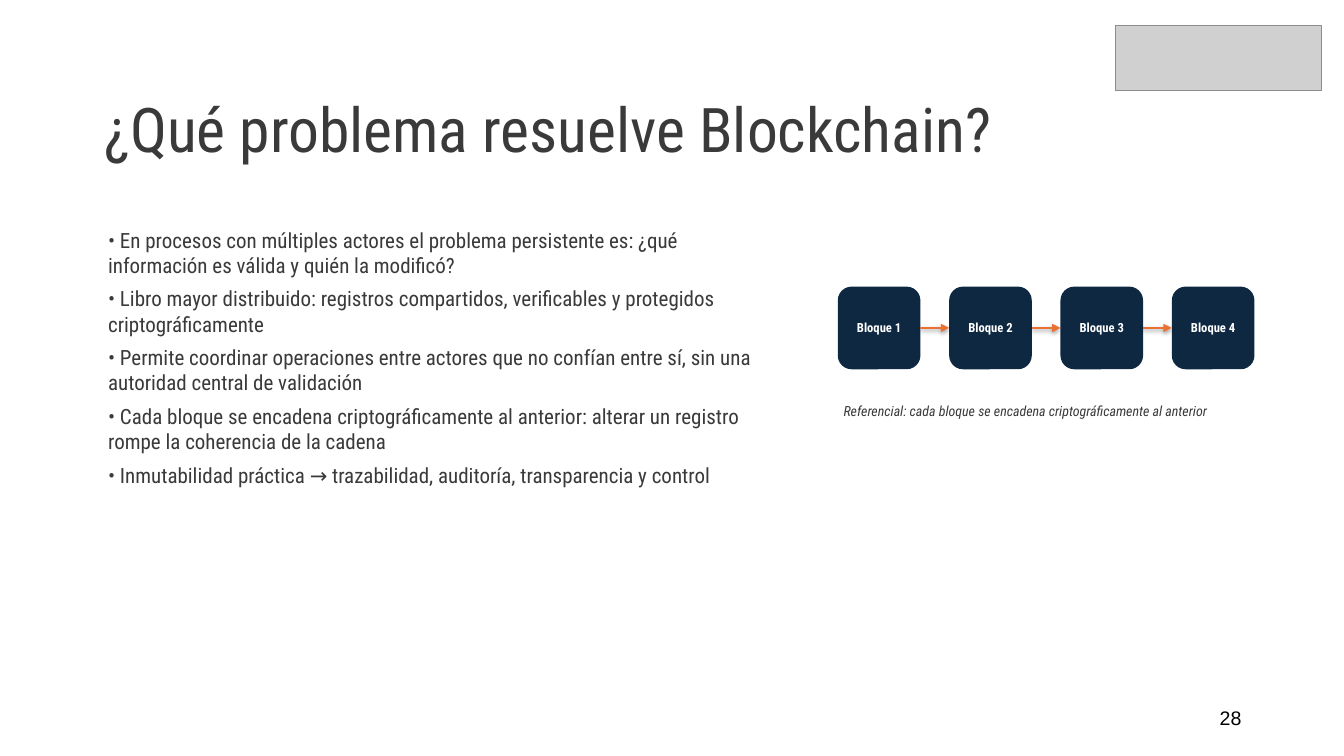
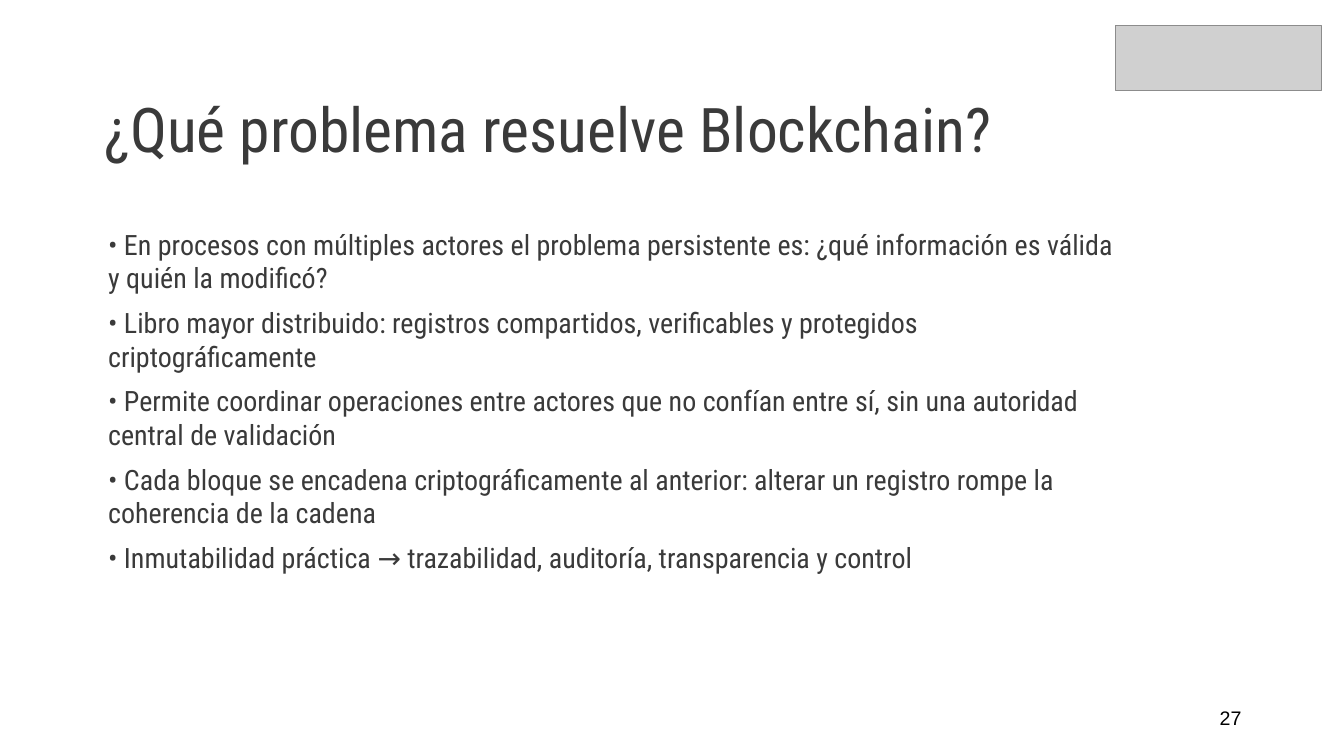
Before and after one commit to diegozamoranoWP/Diplomado-PUCV, a slide deck: slide 27 of Modulo_3_Transformacion_Digital/Clase_1_Transformacion_Digital.pptx (slide 28 before the commit). Drawn at 1344x756 pixels with LibreOffice and Linux fonts; fonts in the diff are those of the drawing; grey boxes stand for pictures. Boxes give left, top, right and bottom in pixels: in the first picture for what was removed or moved away, otherwise in the second. Text is boxed around its words. In the diff, an @@ line names an element or a change of style, - is before the commit and + after.

```diff
--- a/Modulo_3_Transformacion_Digital/Clase_1_Transformacion_Digital.pptx
+++ b/Modulo_3_Transformacion_Digital/Clase_1_Transformacion_Digital.pptx
@@ text "• En procesos con múltiples ..." at [108, 233, 1112, 574]: size 15 to 20 pt; more space between paragraphs @@
@@ rounded rectangle removed at [838, 286, 921, 369] @@
-Bloque 1
@@ rounded rectangle removed at [950, 286, 1032, 369] @@
-Bloque 2
@@ rounded rectangle removed at [1061, 286, 1143, 369] @@
-Bloque 3
@@ rounded rectangle removed at [1173, 286, 1255, 369] @@
-Bloque 4
@@ arrow removed from (921, 328) to (950, 328) @@
@@ arrow removed from (1032, 328) to (1061, 328) @@
@@ arrow removed from (1143, 328) to (1173, 328) @@
@@ text removed at [844, 405, 1207, 419] @@
-Referencial: cada bloque se encadena criptográficamente al anterior
@@ text at [1220, 711, 1242, 725]: text changed @@
-28
+27
```
Also in this commit, not shown: 31 other slides changed, 1 slide removed.
